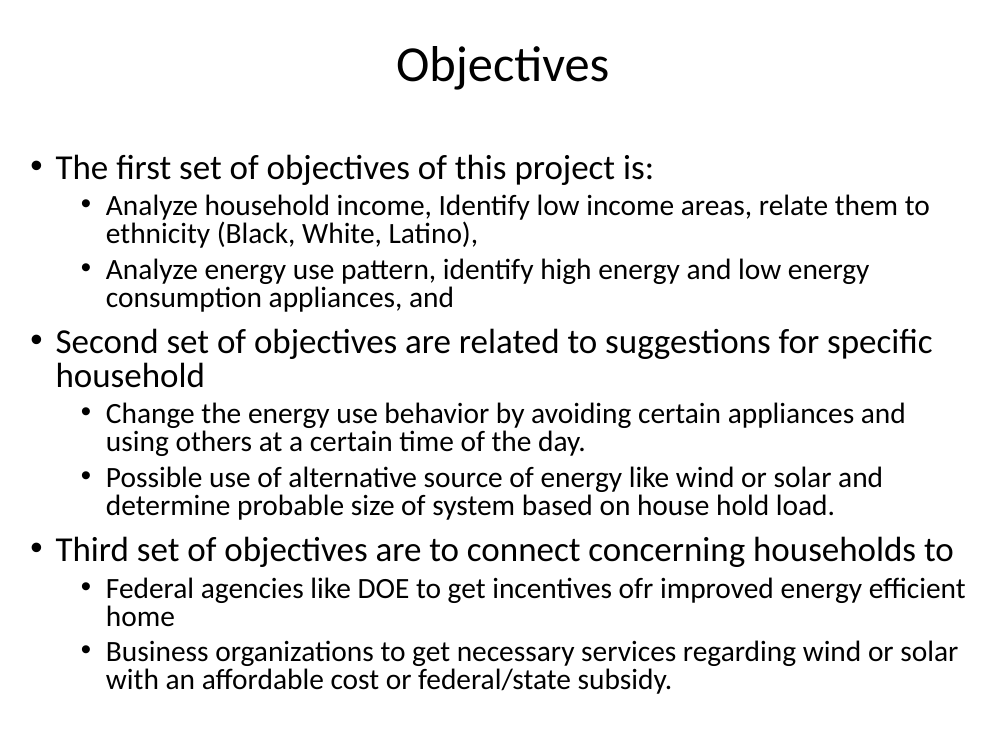
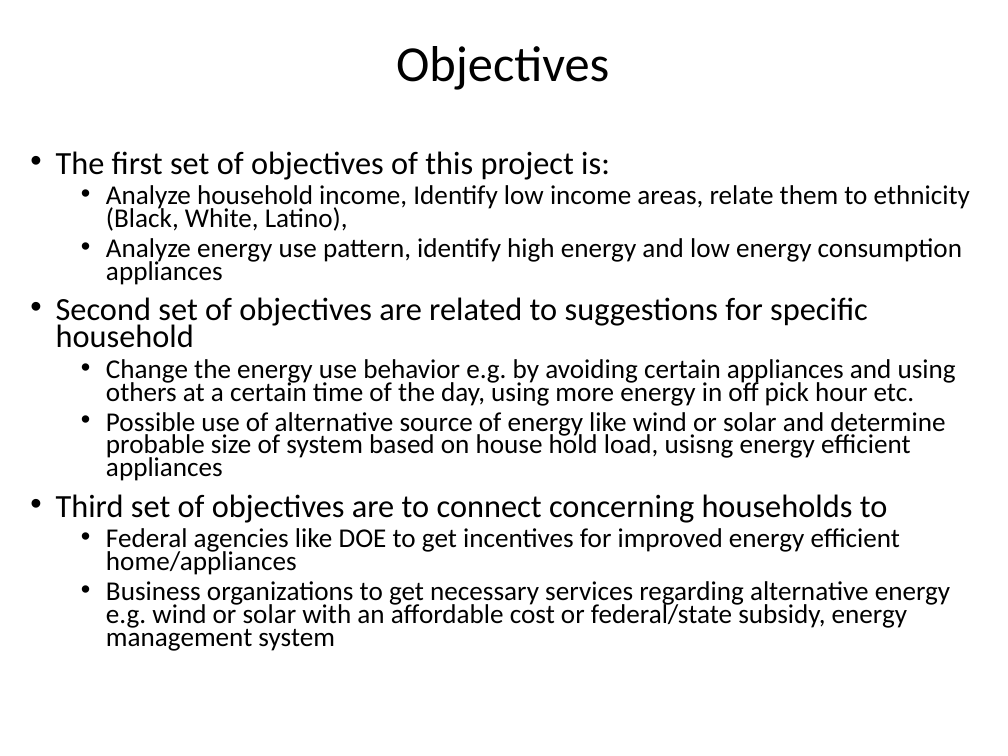
Before and after one commit to mksiddiki/Data-Science-Project, a slide deck: slide 5 of Data_Science_Project_MKS.pptx. Drawn at 1008x756 pixels with LibreOffice and Linux fonts; fonts in the diff are those of the drawing. Boxes give left, top, right and bottom in pixels: in the first picture for what was removed or moved away, otherwise in the second. Text is boxed around its words. In the diff, an @@ line names an element or a change of style, - is before the commit and + after.

```diff
--- a/Data_Science_Project_MKS.pptx
+++ b/Data_Science_Project_MKS.pptx
@@ text at box(56, 151, 970, 523): size 25 to 23.1 pt in "The first set of objectives of this ...", "Second set of objectives are related to ...", "Third set of objectives are to connect ..."; size 21 to 19.4 pt in "Analyze household income, Identify low income areas, ..."; line spacing 0.8 to 0.7 @@
@@ text at box(106, 238, 962, 285): text changed; size 21 to 19.4 pt @@
-  • Analyze energy use pattern, identify high energy and low energy consumption appliances, and
+  • Analyze energy use pattern, identify high energy and low energy consumption appliances
@@ text at box(106, 359, 956, 481): text changed; size 21 to 19.4 pt @@
-  • Change the energy use behavior by avoiding certain appliances and using others at a certain time of the day.
-  • Possible use of alternative source of energy like wind or solar and determine probable size of system based on house hold load.
+  • Change the energy use behavior e.g. by avoiding certain appliances and using others at a certain time of the day, using more energy in off pick hour etc.
+  • Possible use of alternative source of energy like wind or solar and determine probable size of system based on house hold load, usisng energy efficient appliances
@@ text at box(106, 528, 950, 651): text changed; size 21 to 19.4 pt @@
-  • Federal agencies like DOE to get incentives ofr improved energy efficient home
-  • Business organizations to get necessary services regarding wind or solar with an affordable cost or federal/state subsidy.
+  • Federal agencies like DOE to get incentives for improved energy efficient home/appliances
+  • Business organizations to get necessary services regarding alternative energy e.g. wind or solar with an affordable cost or federal/state subsidy, energy management system
```
Also in this commit, not shown: 4 other slides changed, 1 slide added.
